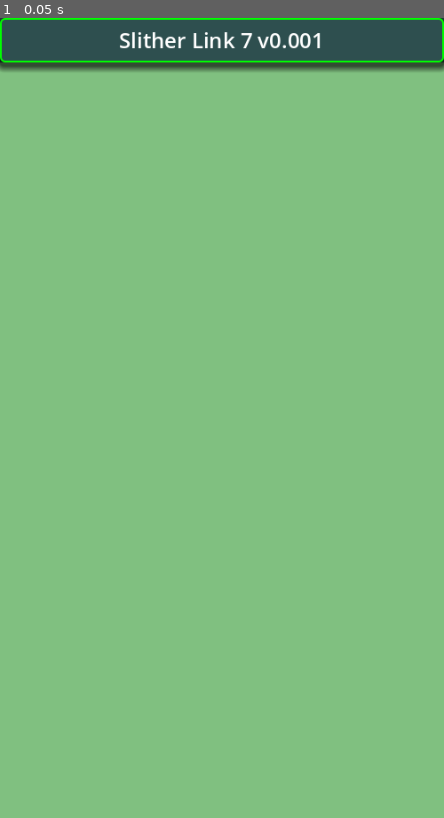
Above: before the commit, frame 1.
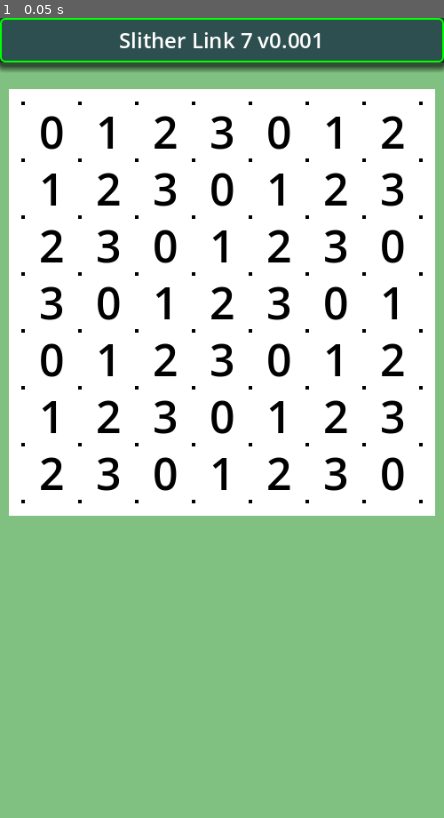
Above: after the commit, the same moment.

Repository: vivisuke/SlitherLink7
Game: Godot game, scene res://main.tscn
The game is run twice, just before and just after one commit, with the same random seed, the same clock (stepped at 60 frames per second) and the same inputs.
Inputs:
- Up to frame 1 (0.05 s): no input

The runs differ from the first frame. In frame 1, 51% of the frame differs, in the area x 2-98%, y 8-63%.

Commit message:
0003 ◎ C 02/16 02/16 0.001│ToDo│線分数表示用ラベル設置

Diff:
--- a/SlitherLink7/main.tscn
+++ b/SlitherLink7/main.tscn
@@ -1,8 +1,11 @@
-[gd_scene load_steps=2 format=3 uid="uid://bpe0ph0ps171f"]
+[gd_scene load_steps=4 format=3 uid="uid://bpe0ph0ps171f"]
 
+[ext_resource type="Script" path="res://scripts/main.gd" id="1_mg127"]
 [ext_resource type="Script" path="res://scripts/TitleBar.gd" id="1_p3c1n"]
+[ext_resource type="Script" path="res://scripts/Grid.gd" id="2_pfohe"]
 
 [node name="Main" type="Node2D"]
+script = ExtResource("1_mg127")
 
 [node name="BG" type="ColorRect" parent="."]
 offset_right = 500.0
@@ -23,3 +26,18 @@
 text = "Slither Link 7 v0.001"
 horizontal_alignment = 1
 vertical_alignment = 1
+
+[node name="Board" type="ColorRect" parent="."]
+offset_left = 10.0
+offset_top = 80.0
+offset_right = 490.0
+offset_bottom = 560.0
+
+[node name="Grid" type="ColorRect" parent="Board"]
+layout_mode = 0
+offset_left = 16.0
+offset_top = 16.0
+offset_right = 464.0
+offset_bottom = 464.0
+color = Color(1, 1, 1, 0)
+script = ExtResource("2_pfohe")
--- /dev/null
+++ b/SlitherLink7/scripts/Grid.gd
@@ -0,0 +1,16 @@
+extends ColorRect
+
+const N_HORZ = 7
+const N_VERT = 7
+const CELL_WIDTH = 64
+const R = 2.5
+
+func _draw():
+	for y in range(N_VERT+1):
+		for x in range(N_HORZ+1):
+			draw_circle(Vector2(x*CELL_WIDTH, y*CELL_WIDTH), R, Color.BLACK)
+	pass
+func _ready():
+	pass # Replace with function body.
+func _process(delta):
+	pass
--- /dev/null
+++ b/SlitherLink7/scripts/main.gd
@@ -0,0 +1,27 @@
+extends Node2D
+
+const N_HORZ = 7
+const N_VERT = 7
+const CELL_WIDTH = 64
+
+var num_labels = []			# 線分数表示用ラベル
+
+func _ready():
+	init_labels()
+	pass # Replace with function body.
+func init_labels():
+	for y in range(N_VERT):
+		for x in range(N_HORZ):
+			var px = x * CELL_WIDTH
+			var py = y * CELL_WIDTH
+			# 線分数表示用ラベル
+			var label = Label.new()
+			num_labels.push_back(label)
+			label.add_theme_color_override("font_color", Color.BLACK)
+			label.add_theme_font_size_override("font_size", 50)
+			label.position = Vector2(px+18, py-3)
+			label.text = str((x+y)%4)
+			$Board/Grid.add_child(label)
+
+func _process(delta):
+	pass
Not shown, changed: SlitherLink7.spr
